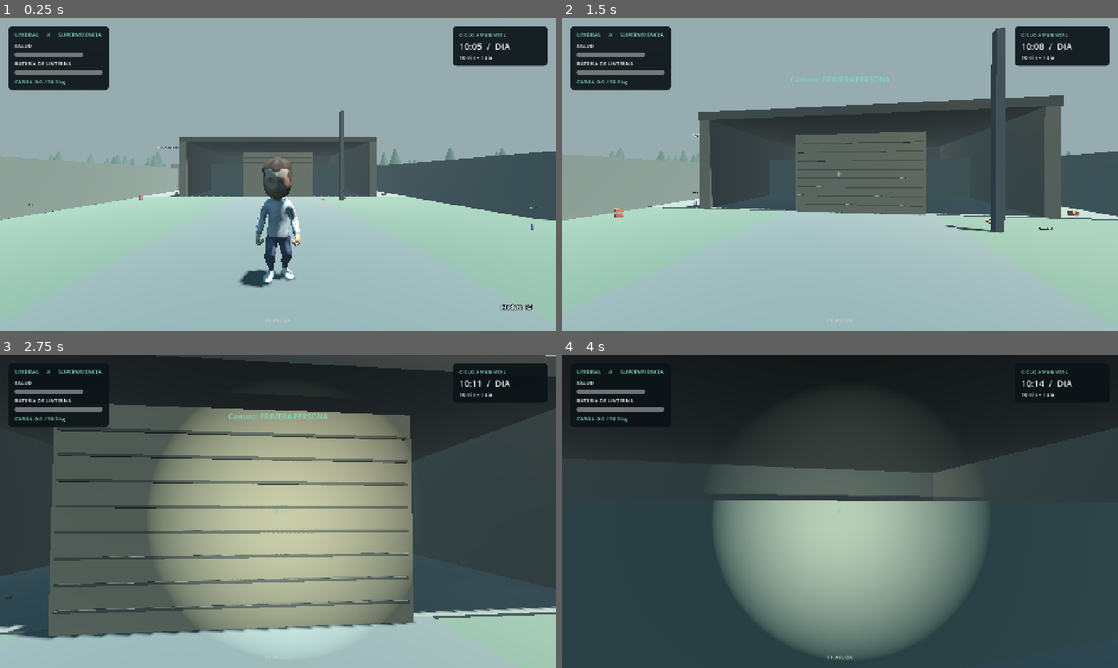
Above: before the commit, frames 1-4 (two rows, left to right).
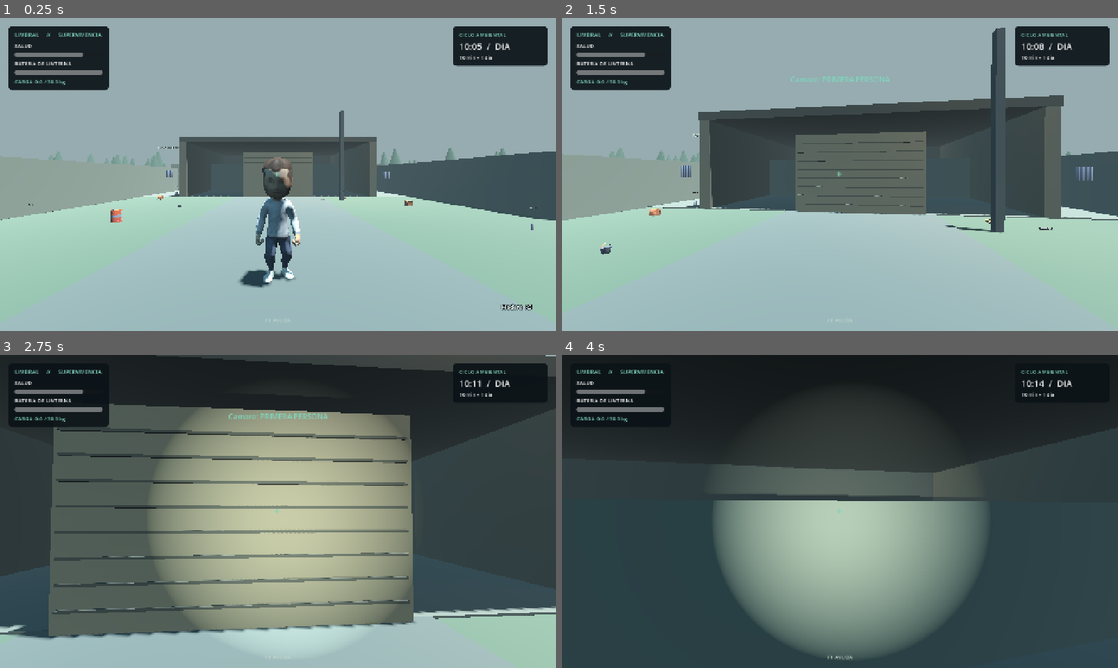
Above: after the commit, the same moments.

Repository: Abel-Castill0/juego
Game: Godot game, scene res://scenes/main.tscn
The game is run twice, just before and just after one commit, with the same random seed, the same clock (stepped at 60 frames per second) and the same inputs. Sound files missing from this copy of the repository are replaced by a short silence.
Inputs (mouse positions are in pixels of both pictures, inside the frame that each line leads up to):
- Up to frame 1 (0.25 s): no input
- Up to frame 2 (1.5 s): tap Enter at 0.5 s; move the mouse to (867, 174) at 0.52 s; hold V (camera_toggle) 0.53-1.28 s; hold W (move_forward) from 0.53 s (still down); click (867, 174) at 0.67 s; tap Space (jump) at 0.77 s; move the mouse to (812, 174) at 1.27 s; tap Ctrl (crouch) at 1.35 s
- Up to frame 3 (2.75 s): keep holding W (move_forward); tap Space (jump) at 1.52 s; move the mouse to (289, 505) at 2.02 s; hold F (flashlight_toggle) from 2.03 s (still down)
- Up to frame 4 (4 s): keep holding W (move_forward); move the mouse to (834, 517) at 2.77 s; release F (flashlight_toggle) at 2.78 s; tap E (interact) at 2.85 s; click (834, 517) at 2.92 s; tap Space (jump) at 3.02, 3.77 s; move the mouse to (878, 514) at 3.52 s; hold Shift (sprint) from 3.53 s (still down)

The runs differ from the first frame. In frame 1, 0.2% of the frame differs, in the area x 19-75%, y 48-66%; in frame 2, 0.3%, in the area x 6-96%, y 47-76%; in frame 3, less than 0.1%; in frame 4, nothing differs.

Commit message:
fix: apply PBR to walls and feature real props in yard

Diff:
--- a/scripts/world_prototype.gd
+++ b/scripts/world_prototype.gd
@@ -114,22 +114,22 @@
     for dash in range(6):
         _make_box("Linea vial", Vector3(0, 0.055, -20.0 - float(dash) * 4.0), Vector3(0.18, 0.025, 1.8), Color("#b5a578"), false)
     # Muro bajo que permite verificar colisión de cámara en tercera persona.
-    _make_box("Muro oeste", Vector3(-10, 1.1, -6), Vector3(0.65, 2.2, 13), Color("#85948f"))
-    _make_box("Muro este", Vector3(10, 1.2, -6), Vector3(0.65, 2.4, 13), Color("#7d8987"))
-    _make_box("Muro norte", Vector3(0, 1.25, -12.8), Vector3(21, 2.5, 0.7), Color("#89928b"))
+    _apply_box_material(_make_box("Muro oeste", Vector3(-10, 1.1, -6), Vector3(0.65, 2.2, 13), Color("#85948f")), metal_material)
+    _apply_box_material(_make_box("Muro este", Vector3(10, 1.2, -6), Vector3(0.65, 2.4, 13), Color("#7d8987")), metal_material)
+    _apply_box_material(_make_box("Muro norte", Vector3(0, 1.25, -12.8), Vector3(21, 2.5, 0.7), Color("#89928b")), metal_material)
     # Refugio pequeño: paredes abiertas para entrar y observar la linterna.
-    _make_box("Refugio pared izquierda", Vector3(-5, 1.6, 10.0), Vector3(0.5, 3.2, 7.0), Color("#677b79"))
-    _make_box("Refugio pared derecha", Vector3(5, 1.6, 10.0), Vector3(0.5, 3.2, 7.0), Color("#677b79"))
-    _make_box("Refugio pared fondo", Vector3(0, 1.6, 13.5), Vector3(10.4, 3.2, 0.5), Color("#637b7c"))
+    _apply_box_material(_make_box("Refugio pared izquierda", Vector3(-5, 1.6, 10.0), Vector3(0.5, 3.2, 7.0), Color("#677b79")), wood_material)
+    _apply_box_material(_make_box("Refugio pared derecha", Vector3(5, 1.6, 10.0), Vector3(0.5, 3.2, 7.0), Color("#677b79")), wood_material)
+    _apply_box_material(_make_box("Refugio pared fondo", Vector3(0, 1.6, 13.5), Vector3(10.4, 3.2, 0.5), Color("#637b7c")), wood_material)
     var refuge_roof := _make_box("Techo refugio", Vector3(0, 3.35, 10), Vector3(11, 0.35, 7.9), Color("#303e4c"))
     _apply_box_material(refuge_roof, metal_material)
     # Taller de servicio abandonado que conecta el refugio con la carretera.
-    _make_box("Taller pared trasera", Vector3(0, 2.0, -18.0), Vector3(14.0, 4.0, 0.55), Color("#565c59"))
-    _make_box("Taller pared izquierda", Vector3(-6.75, 2.0, -12.5), Vector3(0.5, 4.0, 11.0), Color("#62655d"))
-    _make_box("Taller pared derecha", Vector3(6.75, 2.0, -12.5), Vector3(0.5, 4.0, 11.0), Color("#62655d"))
+    _apply_box_material(_make_box("Taller pared trasera", Vector3(0, 2.0, -18.0), Vector3(14.0, 4.0, 0.55), Color("#565c59")), metal_material)
+    _apply_box_material(_make_box("Taller pared izquierda", Vector3(-6.75, 2.0, -12.5), Vector3(0.5, 4.0, 11.0), Color("#62655d")), metal_material)
+    _apply_box_material(_make_box("Taller pared derecha", Vector3(6.75, 2.0, -12.5), Vector3(0.5, 4.0, 11.0), Color("#62655d")), metal_material)
     var workshop_roof := _make_box("Taller techo", Vector3(0, 4.05, -12.7), Vector3(14.0, 0.35, 11.5), Color("#343d40"))
     _apply_box_material(workshop_roof, metal_material)
-    _make_box("Porton del taller", Vector3(0, 1.55, -6.95), Vector3(5.0, 3.1, 0.18), Color("#77776a"), false)
+    _apply_box_material(_make_box("Porton del taller", Vector3(0, 1.55, -6.95), Vector3(5.0, 3.1, 0.18), Color("#77776a"), false), metal_material)
     for slat in range(8):
         _make_box("Lama porton", Vector3(0, 0.35 + float(slat) * 0.34, -6.82), Vector3(4.8, 0.035, 0.04), Color("#454b49"), false)
     _make_box("Isla de servicio", Vector3(-3.3, 0.58, -26.0), Vector3(2.1, 1.15, 1.45), Color("#8b7958"))
@@ -240,20 +240,20 @@
 
 func _place_survival_props() -> void:
     # Catorce props glTF reales del Kenney Survival Kit.
-    _place_prop("barrel", Vector3(-8.4, 0.0, -5.0), 0.9)
+    _place_prop("barrel", Vector3(-5.4, 0.0, 0.8), 1.15)
     _place_prop("bedroll", Vector3(-2.7, 0.2, 11.0), 0.8)
     _place_prop("bottle", Vector3(2.0, 1.0, 11.1), 0.35)
-    _place_prop("box", Vector3(7.8, 0.0, -7.5), 0.85)
-    _place_prop("bucket", Vector3(-4.5, 0.0, -8.2), 0.8)
-    _place_prop("chest", Vector3(-8.2, 0.0, -14.2), 0.85)
-    _place_prop("metal-panel", Vector3(7.9, 1.3, -15.4), 1.0)
-    _place_prop("metal-panel-screws", Vector3(-7.8, 1.4, -15.2), 1.0)
+    _place_prop("box", Vector3(6.6, 0.0, -2.8), 1.05)
+    _place_prop("bucket", Vector3(-4.7, 0.0, -2.2), 1.0)
+    _place_prop("chest", Vector3(-7.5, 0.0, -5.5), 0.95)
+    _place_prop("metal-panel", Vector3(7.7, 1.3, -7.0), 1.0)
+    _place_prop("metal-panel-screws", Vector3(-7.7, 1.4, -7.0), 1.0)
     _place_prop("resource-planks", Vector3(4.2, 0.05, -5.8), 0.8)
     _place_prop("signpost", Vector3(1.3, 0.0, -19.1), 0.9)
     _place_prop("tent", Vector3(8.2, 0.0, 9.6), 1.1)
     _place_prop("tool-axe", Vector3(1.6, 0.95, 11.2), 0.5)
-    _place_prop("workbench", Vector3(5.5, 0.0, 11.3), 0.85)
-    _place_prop("tree-log", Vector3(6.7, 0.0, 14.2), 0.9)
+    _place_prop("workbench", Vector3(4.1, 0.0, 7.9), 0.9)
+    _place_prop("tree-log", Vector3(-3.6, 0.0, 5.7), 1.05)
 
 func _place_prop(asset_name: String, at: Vector3, object_scale: float, yaw: float = 0.0) -> Node3D:
     var packed := load("res://assets/third_party/kenney/survival/%s.glb" % asset_name) as PackedScene
Binary file changed: tests/artifacts/mission04/after/inventory.png
Binary file changed: tests/artifacts/mission04/after/night.png
Binary file changed: tests/artifacts/mission04/after/patio_day.png
Binary file changed: tests/artifacts/mission04/after/shelter_overview.png
Not shown, changed: docs/QA_FASE1.md
